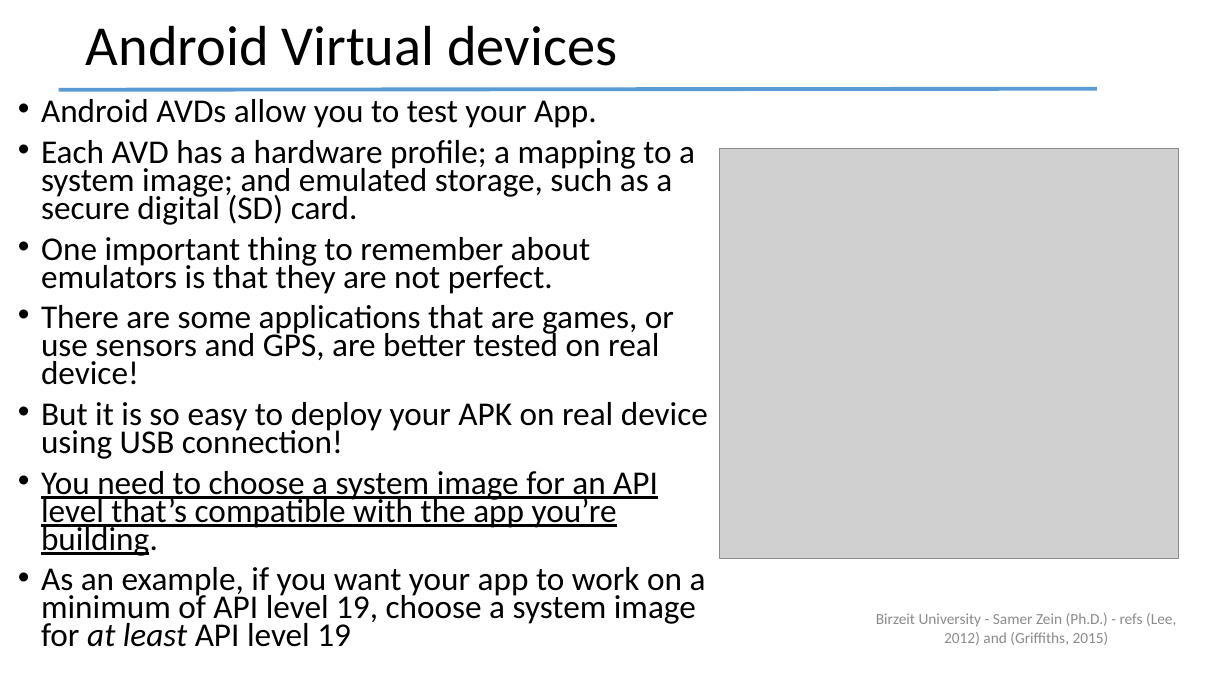
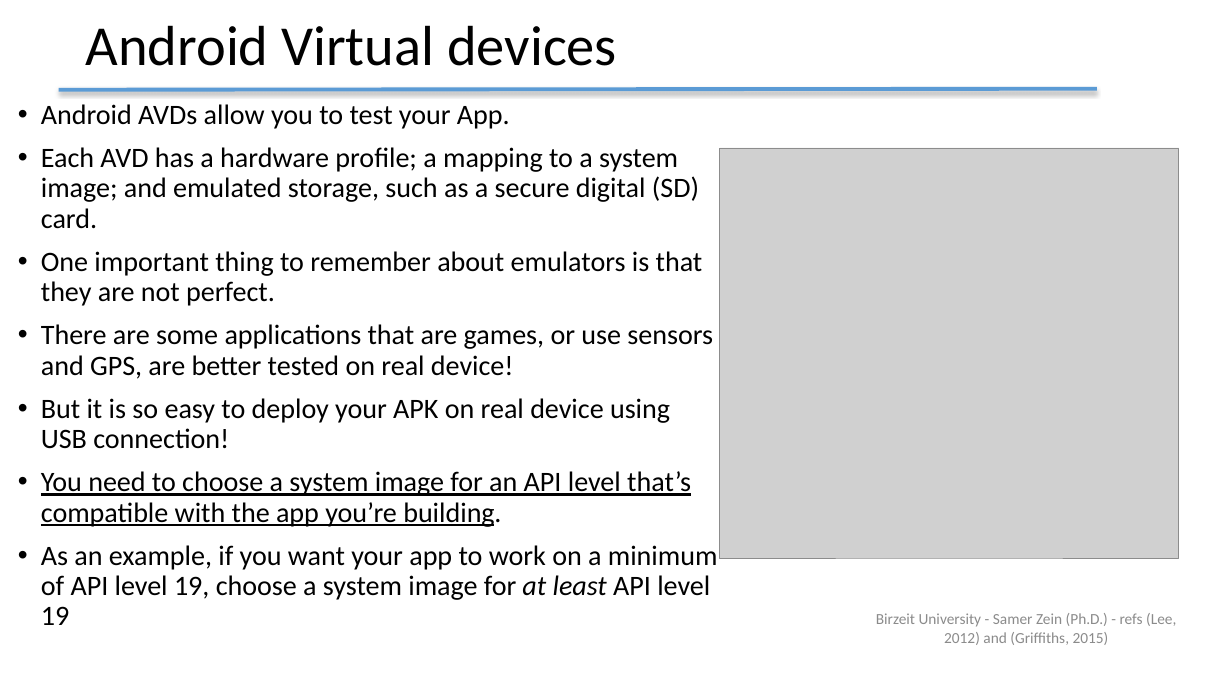
Before and after one commit to top1million/UnisemesterNine, a slide deck: slide 21 of mobile/lectures/Android+App+Dev+-+1.pptx. Drawn at 1232x693 pixels with LibreOffice and Linux fonts; fonts in the diff are those of the drawing; grey boxes stand for pictures. Boxes give left, top, right and bottom in pixels: in the first picture for what was removed or moved away, otherwise in the second. Text is boxed around its words. In the diff, an @@ line names an element or a change of style, - is before the commit and + after.

```diff
--- a/mobile/lectures/Android+App+Dev+-+1.pptx
+++ b/mobile/lectures/Android+App+Dev+-+1.pptx
@@ text "Android AVDs allow you to ..." at [41, 104, 718, 625]: size 25.9 to 21.8 pt; line spacing 0.7 to 0.9 @@
```
Also in this commit, not shown: 27 other slides changed.
